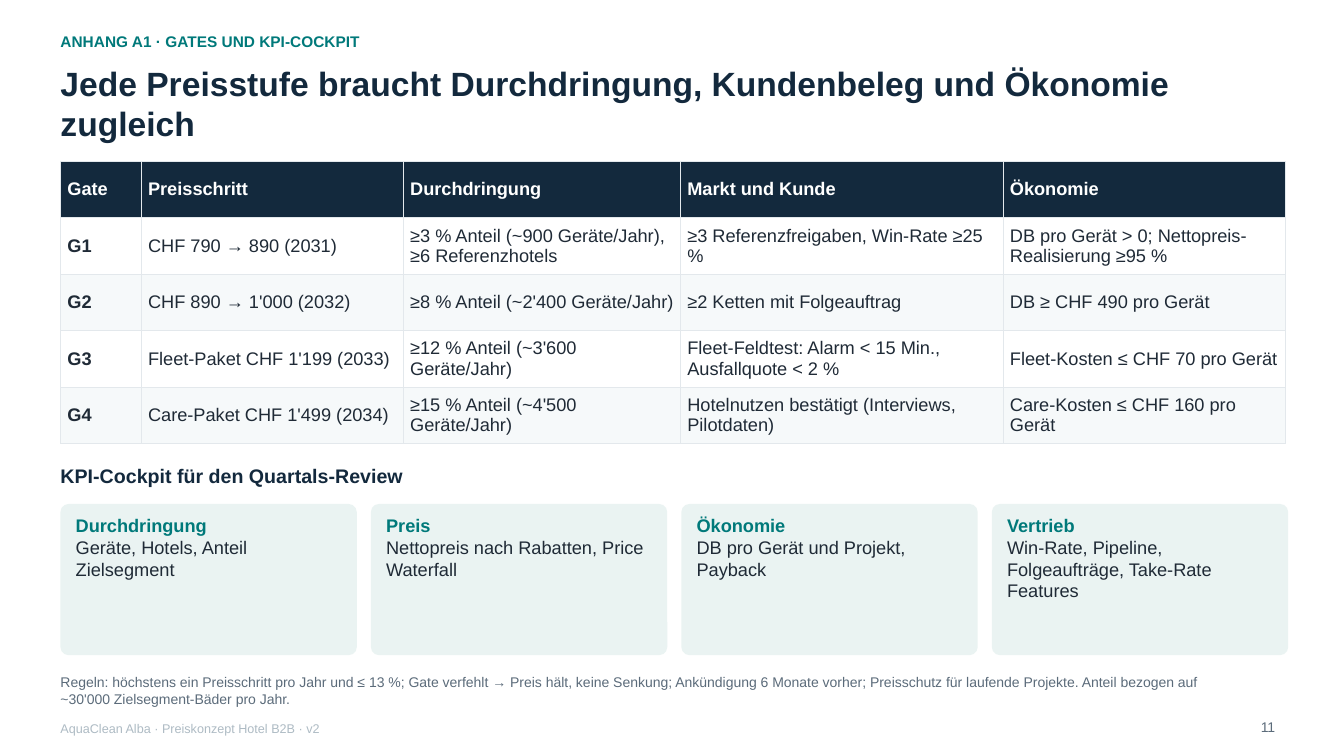
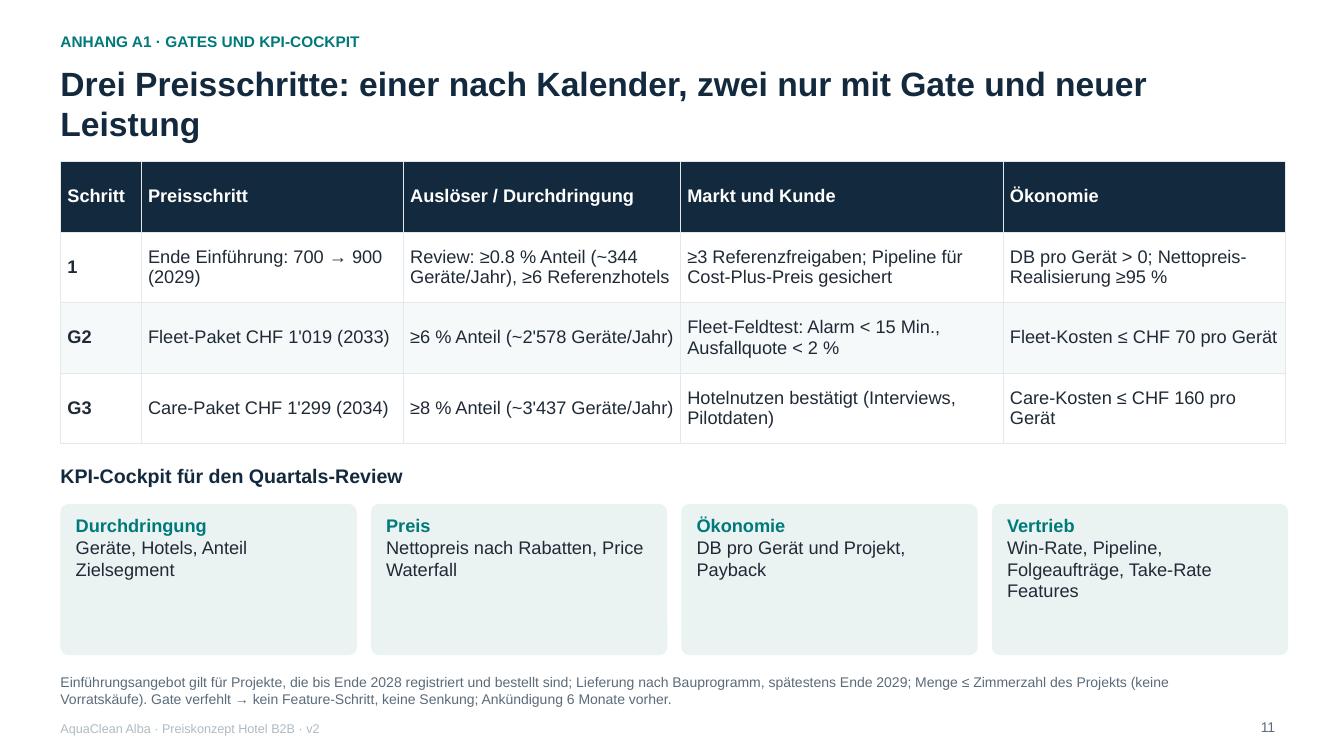
Before and after one commit to dhueppi/ZHAW_CAS_PRICING_01, a slide deck: slide 11 of leistungsnachweis_2/LN2_AquaClean_Alba_Hotel_Preiskonzept_2026_v2.pptx. Drawn at 1344x756 pixels with LibreOffice and Linux fonts; fonts in the diff are those of the drawing. Boxes give left, top, right and bottom in pixels: in the first picture for what was removed or moved away, otherwise in the second. Text is boxed around its words. In the diff, an @@ line names an element or a change of style, - is before the commit and + after.

```diff
--- a/leistungsnachweis_2/LN2_AquaClean_Alba_Hotel_Preiskonzept_2026_v2.pptx
+++ b/leistungsnachweis_2/LN2_AquaClean_Alba_Hotel_Preiskonzept_2026_v2.pptx
@@ title at [60, 71, 1146, 143]: text changed @@
-Jede Preisstufe braucht Durchdringung, Kundenbeleg und Ökonomie zugleich
+Drei Preisschritte: einer nach Kalender, zwei nur mit Gate und neuer Leistung
@@ table at [60, 161, 1286, 444] @@
-row 1: Gate | Preisschritt | Durchdringung | Markt und Kunde | Ökonomie
-row 2: G1 | CHF 790 → 890 (2031) | ≥3 % Anteil (~900 Geräte/Jahr), ≥6 Referenzhotels | ≥3 Referenzfreigaben, Win-Rate ≥25 % | DB pro Gerät > 0; Nettopreis-Realisierung ≥95 %
-row 3: G2 | CHF 890 → 1'000 (2032) | ≥8 % Anteil (~2'400 Geräte/Jahr) | ≥2 Ketten mit Folgeauftrag | DB ≥ CHF 490 pro Gerät
-row 4: G3 | Fleet-Paket CHF 1'199 (2033) | ≥12 % Anteil (~3'600 Geräte/Jahr) | Fleet-Feldtest: Alarm < 15 Min., Ausfallquote < 2 % | Fleet-Kosten ≤ CHF 70 pro Gerät
-row 5: G4 | Care-Paket CHF 1'499 (2034) | ≥15 % Anteil (~4'500 Geräte/Jahr) | Hotelnutzen bestätigt (Interviews, Pilotdaten) | Care-Kosten ≤ CHF 160 pro Gerät
+row 1: Schritt | Preisschritt | Auslöser / Durchdringung | Markt und Kunde | Ökonomie
+row 2: 1 | Ende Einführung: 700 → 900 (2029) | Review: ≥0.8 % Anteil (~344 Geräte/Jahr), ≥6 Referenzhotels | ≥3 Referenzfreigaben; Pipeline für Cost-Plus-Preis gesichert | DB pro Gerät > 0; Nettopreis-Realisierung ≥95 %
+row 3: G2 | Fleet-Paket CHF 1'019 (2033) | ≥6 % Anteil (~2'578 Geräte/Jahr) | Fleet-Feldtest: Alarm < 15 Min., Ausfallquote < 2 % | Fleet-Kosten ≤ CHF 70 pro Gerät
+row 4: G3 | Care-Paket CHF 1'299 (2034) | ≥8 % Anteil (~3'437 Geräte/Jahr) | Hotelnutzen bestätigt (Interviews, Pilotdaten) | Care-Kosten ≤ CHF 160 pro Gerät
@@ text at [60, 677, 1169, 707]: text changed @@
-Regeln: höchstens ein Preisschritt pro Jahr und ≤ 13 %; Gate verfehlt → Preis hält, keine Senkung; Ankündigung 6 Monate vorher; Preisschutz für laufende Projekte. Anteil bezogen auf ~30'000 Zielsegment-Bäder pro Jahr.
+Einführungsangebot gilt für Projekte, die bis Ende 2028 registriert und bestellt sind; Lieferung nach Bauprogramm, spätestens Ende 2029; Menge ≤ Zimmerzahl des Projekts (keine Vorratskäufe). Gate verfehlt → kein Feature-Schritt, keine Senkung; Ankündigung 6 Monate vorher.
```
Also in this commit, not shown: 13 other slides changed, 6 other files.
